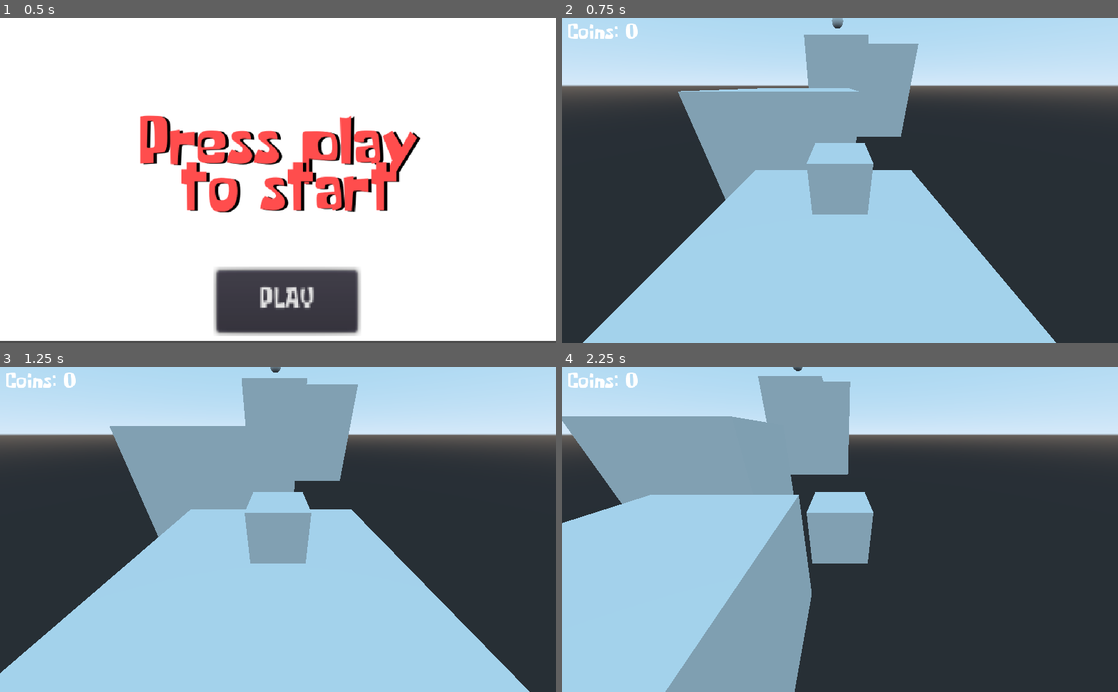
Above: before the commit, frames 1-4 (two rows, left to right).
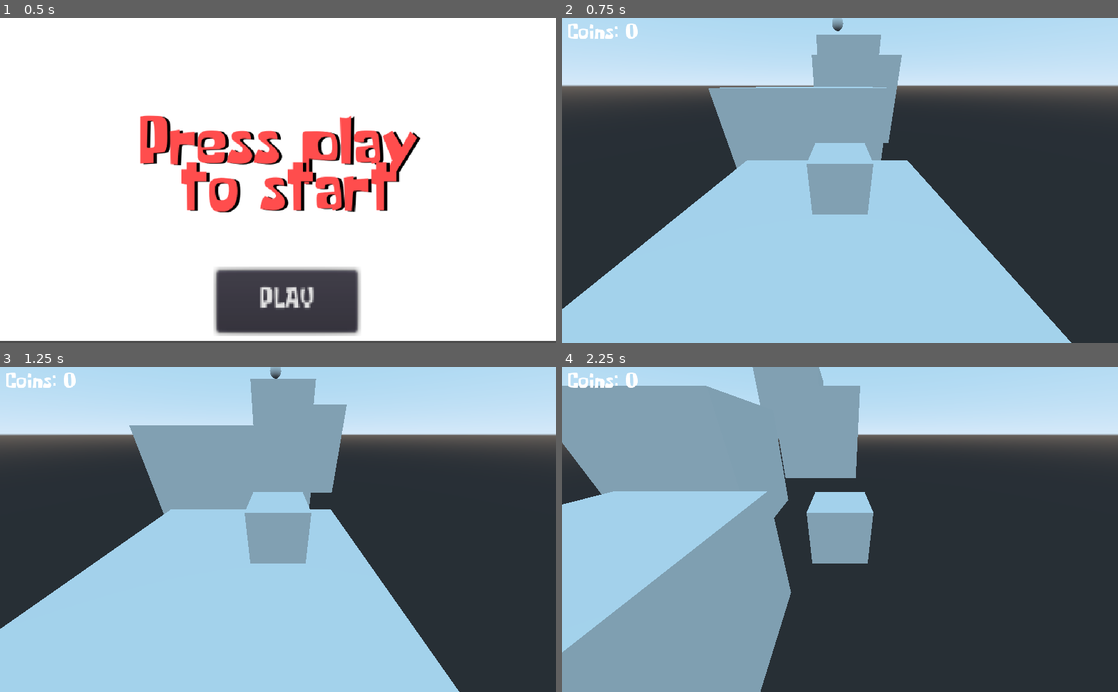
Above: after the commit, the same moments.

Repository: dwlcj/Project2
Game: Godot game, scene res://StartScreen.tscn
Two runs of this game, one before a commit and one after it. Both use one fixed random seed, a clock stepped at 60 frames per second and the inputs below.
Inputs:
- Up to frame 1 (0.5 s): no input
- Up to frame 2 (0.75 s): click "PLAY" at 0.5 s
- Up to frame 3 (1.25 s): no input
- Up to frame 4 (2.25 s): hold Right (ui_right) 1.28-2.03 s; hold Down (ui_down) from 2.03 s (still down)

Frame 1 is identical in both runs. In frame 2, 8.2% of the frame differs, in the area x 0-92%, y 0-100%; in frame 3, 9.9%; in frame 4, 18%, in the area x 0-54%, y 0-100%.

Commit message:
RigidBody works better with moving floors

Diff:
--- a/Floor.gd
+++ b/Floor.gd
@@ -4,11 +4,9 @@
 var sum = 0
 
 func _ready():
-	#origin = translation
-	#sum = randi() % 100
-	pass
+	origin = translation
+	sum = randi() % 100
 
 func _process(delta):
-	pass
-	#sum += delta
-	#translation = origin + Vector3(2 * sin(sum), 0, 0)
+	sum += delta
+	translation = origin + Vector3(2 * sin(sum), cos(sum), 0)
